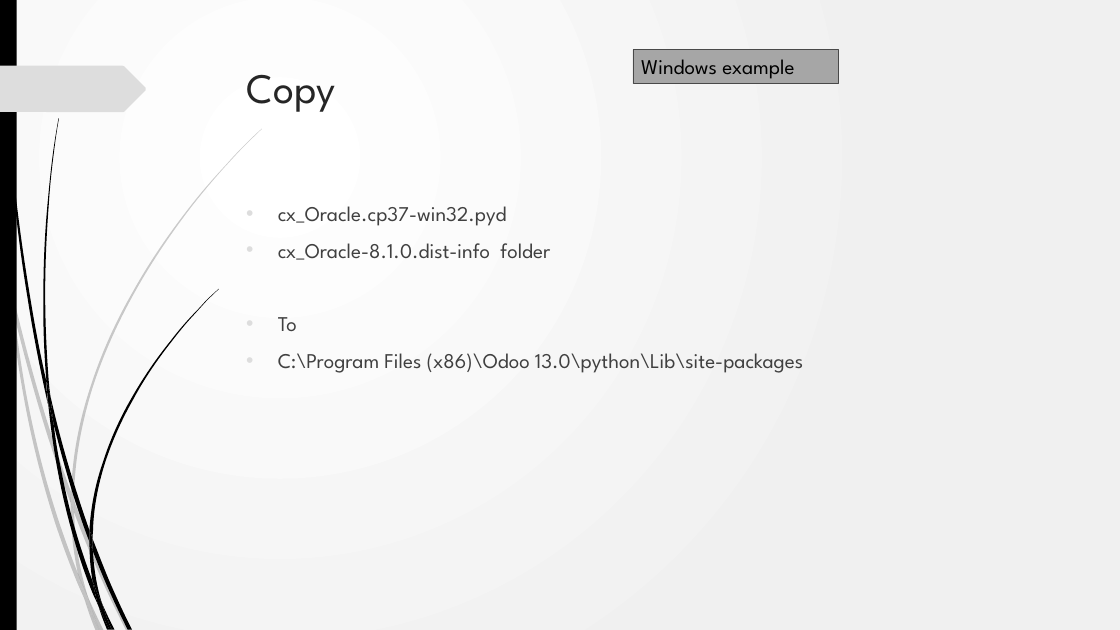
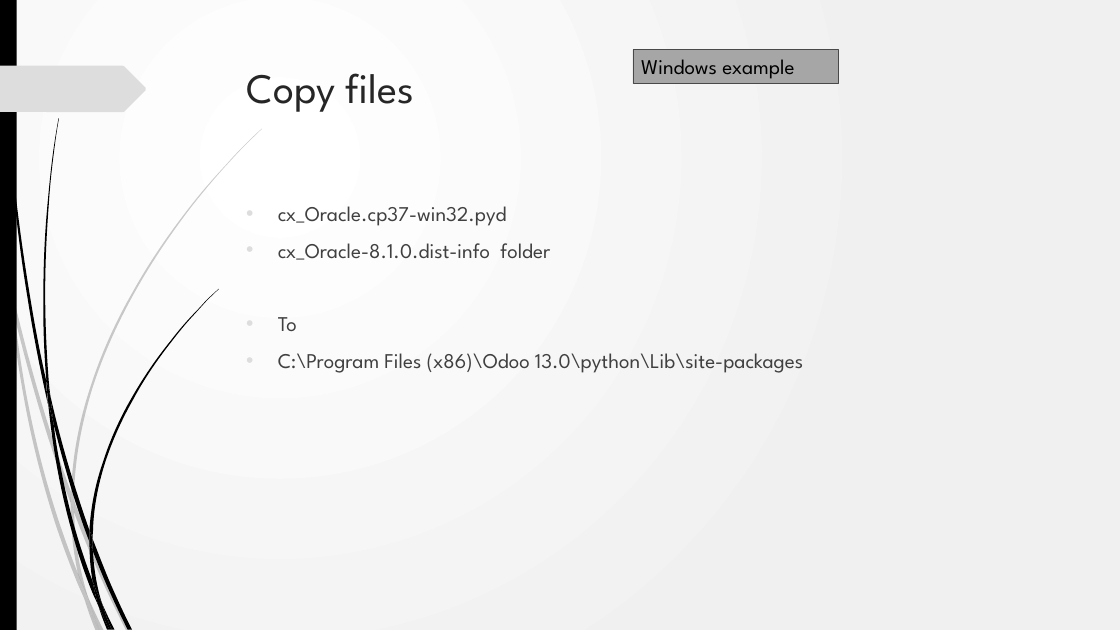
Before and after one commit to akarki58/Rocker_app_linux, a slide deck: slide 18 of rocker_app/static/description/Rocker_install.pptx. Drawn at 1120x630 pixels with LibreOffice and Linux fonts; fonts in the diff are those of the drawing; background and template pictures are left out. Boxes give left, top, right and bottom in pixels: in the first picture for what was removed or moved away, otherwise in the second. Text is boxed around its words. In the diff, an @@ line names an element or a change of style, - is before the commit and + after.

```diff
--- a/rocker_app/static/description/Rocker_install.pptx
+++ b/rocker_app/static/description/Rocker_install.pptx
@@ title at bbox=[247, 73, 415, 112]: text changed @@
-Copy
+Copy files
```
Also in this commit, not shown: 3 other slides changed, 5 other files.
